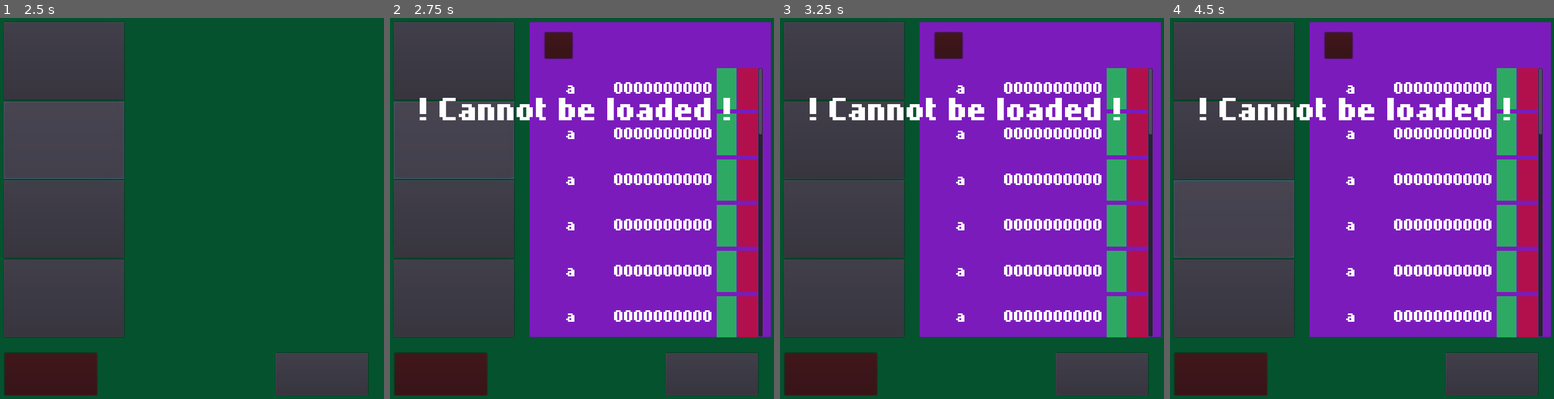
Above: before the commit, frames 1-4 (left to right).
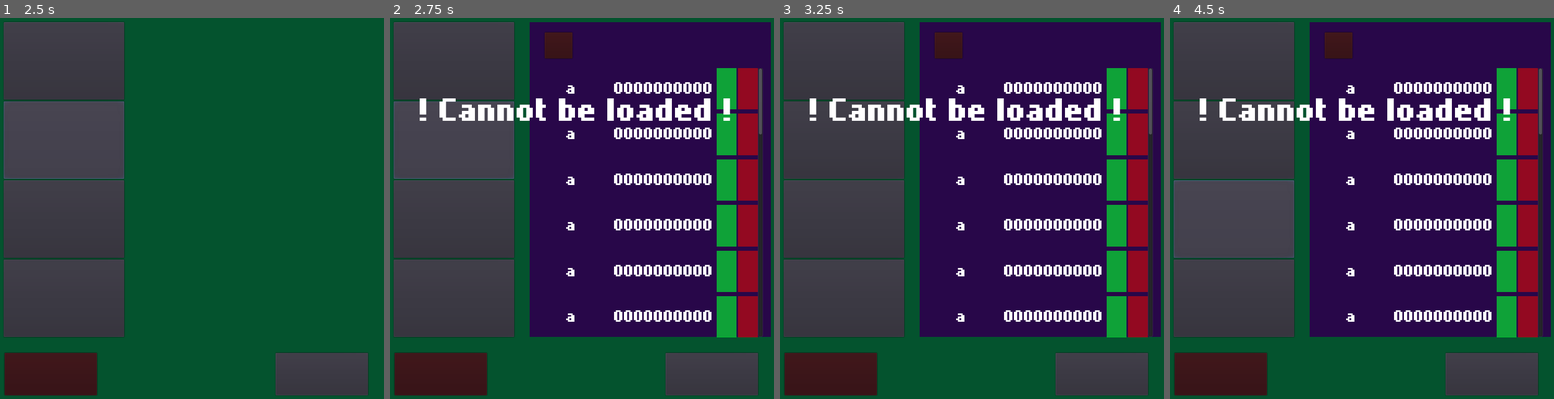
Above: after the commit, the same moments.

Repository: UPDCS192Group4/PusoyDosOnline
Game: Godot game, scene res://Home/Home.tscn
The game is run twice, just before and just after one commit, with the same random seed, the same clock (stepped at 60 frames per second) and the same inputs. This scene is started directly instead of the project's main scene.
Inputs (mouse positions are in pixels of both pictures, inside the frame that each line leads up to):
- Up to frame 1 (2.5 s): click "PLAY" at 0.5 s; click "PLAY" at 1.25 s; click "LEADERBOARDS" at 2 s
- Up to frame 2 (2.75 s): no input
- Up to frame 3 (3.25 s): click (1117, 90) at 2.77 s
- Up to frame 4 (4.5 s): click (1507, 90) at 3.52 s; click "Rules" at 4.25 s

Frame 1 is identical in both runs. In frame 2, 47% of the frame differs, in the area x 7-100%, y 1-84%; in frame 3, 47%; in frame 4, 47%.
Error in both runs: Invalid operands 'String' and 'Nil' in operator '+'. (res://Home/Home.gd:26)

Commit message:
Add leaderboard highlight to own placement and edited some colors

Diff:
--- a/project/Friends/Friendslist.tscn
+++ b/project/Friends/Friendslist.tscn
@@ -21,7 +21,7 @@
 [node name="ColorRect" type="ColorRect" parent="."]
 anchor_right = 1.0
 anchor_bottom = 1.0
-color = Color( 0.980392, 0.760784, 0.00784314, 1 )
+color = Color( 0.619608, 0.52549, 0.00784314, 1 )
 __meta__ = {
 "_edit_use_anchors_": false
 }
--- a/project/Friends/PlayerPanel.tscn
+++ b/project/Friends/PlayerPanel.tscn
@@ -30,7 +30,7 @@
 anchor_bottom = 1.0
 size_flags_horizontal = 3
 size_flags_vertical = 3
-color = Color( 0, 0, 0, 1 )
+color = Color( 0.968627, 0.470588, 0.0313726, 0.721569 )
 __meta__ = {
 "_edit_group_": true,
 "_edit_use_anchors_": false
--- a/project/Leaderboards/Leaderboards.gd
+++ b/project/Leaderboards/Leaderboards.gd
@@ -59,4 +59,6 @@
 		panel.setRating(str(object.rating))
 		$ScrollContainer/VBoxContainer.add_child(panel)
 		panel.removeButtons()
+		if object.username == AccountInfo.username:
+			panel.get_node("ColorRect").show()
 		counter += 1
--- a/project/Leaderboards/Leaderboards.tscn
+++ b/project/Leaderboards/Leaderboards.tscn
@@ -21,7 +21,7 @@
 [node name="ColorRect" type="ColorRect" parent="."]
 anchor_right = 1.0
 anchor_bottom = 1.0
-color = Color( 0.482353, 0.105882, 0.737255, 1 )
+color = Color( 0.156863, 0.027451, 0.286275, 1 )
 __meta__ = {
 "_edit_use_anchors_": false
 }
@@ -55,10 +55,12 @@
 layer = 15
 
 [node name="Label" type="Label" parent="ErrorMessage"]
-anchor_left = 0.00976563
-anchor_top = 0.209961
-anchor_right = 0.989258
-anchor_bottom = 0.358398
+anchor_right = 1.0
+anchor_bottom = 1.0
+margin_left = 10.0
+margin_top = 215.0
+margin_right = -10.9998
+margin_bottom = -657.0
 custom_fonts/font = SubResource( 1 )
 text = "! Cannot be loaded !"
 align = 1
